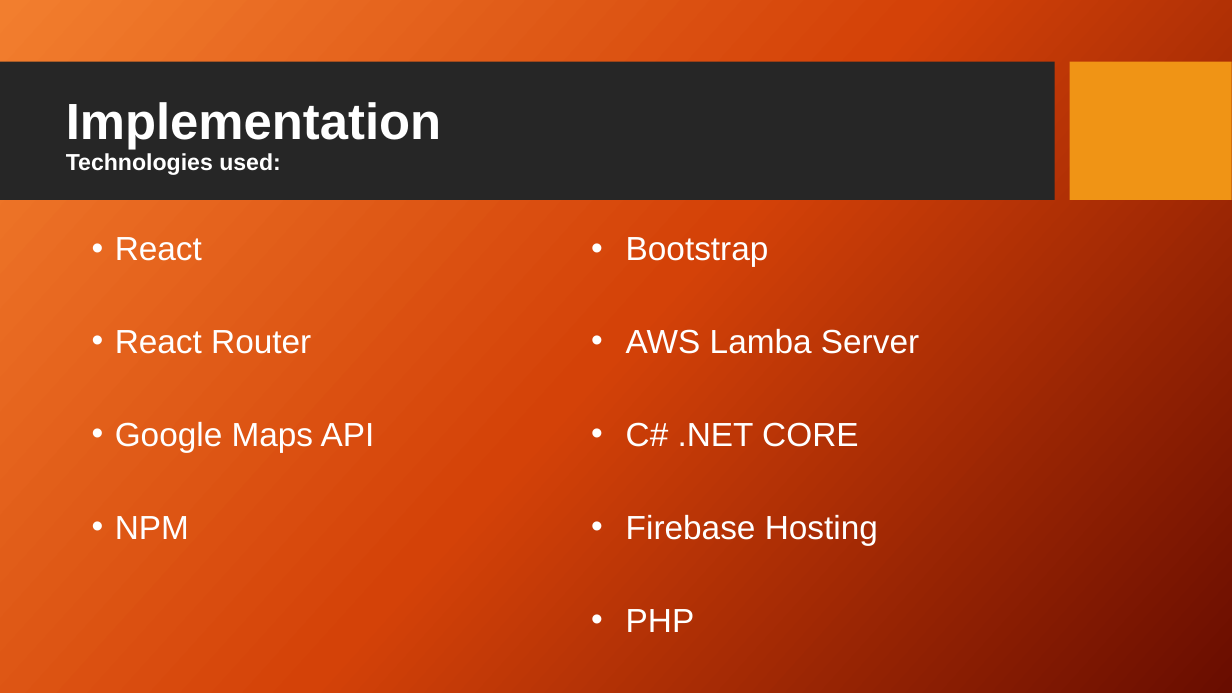
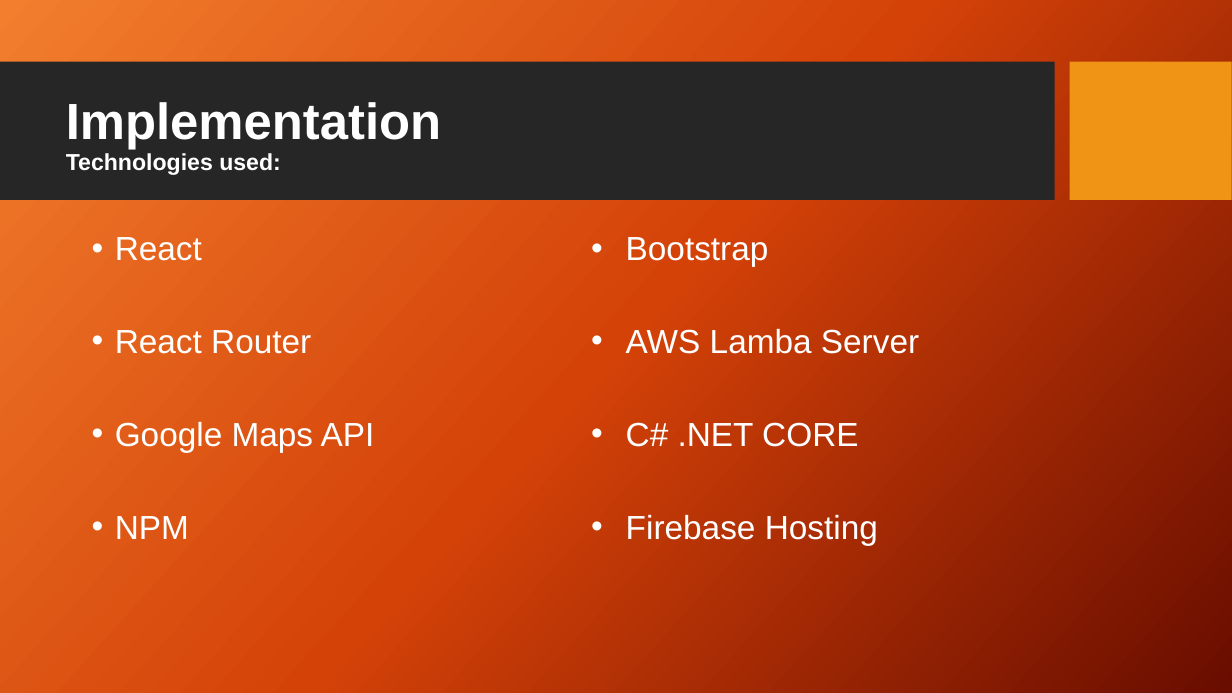
Before and after one commit to Brock-Gibson/Pizza-Now, a slide deck: slide 5 of Presentation/PizzaNow.pptx. Drawn at 1232x693 pixels with LibreOffice and Linux fonts; fonts in the diff are those of the drawing; background and template pictures are left out. Boxes give left, top, right and bottom in pixels: in the first picture for what was removed or moved away, otherwise in the second. Text is boxed around its words. In the diff, an @@ line names an element or a change of style, - is before the commit and + after.

```diff
--- a/Presentation/PizzaNow.pptx
+++ b/Presentation/PizzaNow.pptx
@@ text at (626,609,695,632): paragraph removed @@
-• PHP
```
Also in this commit, not shown: 3 other slides changed, 1 slide removed, 3 other files.
